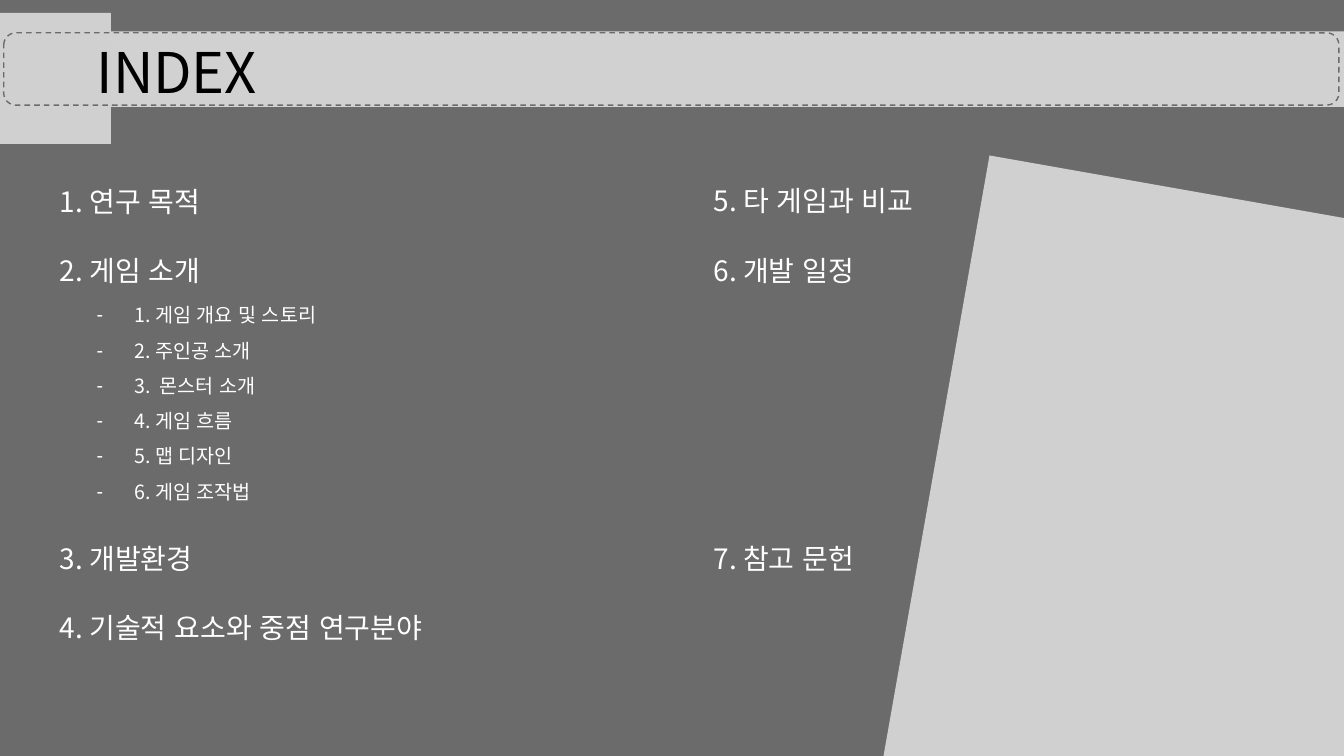
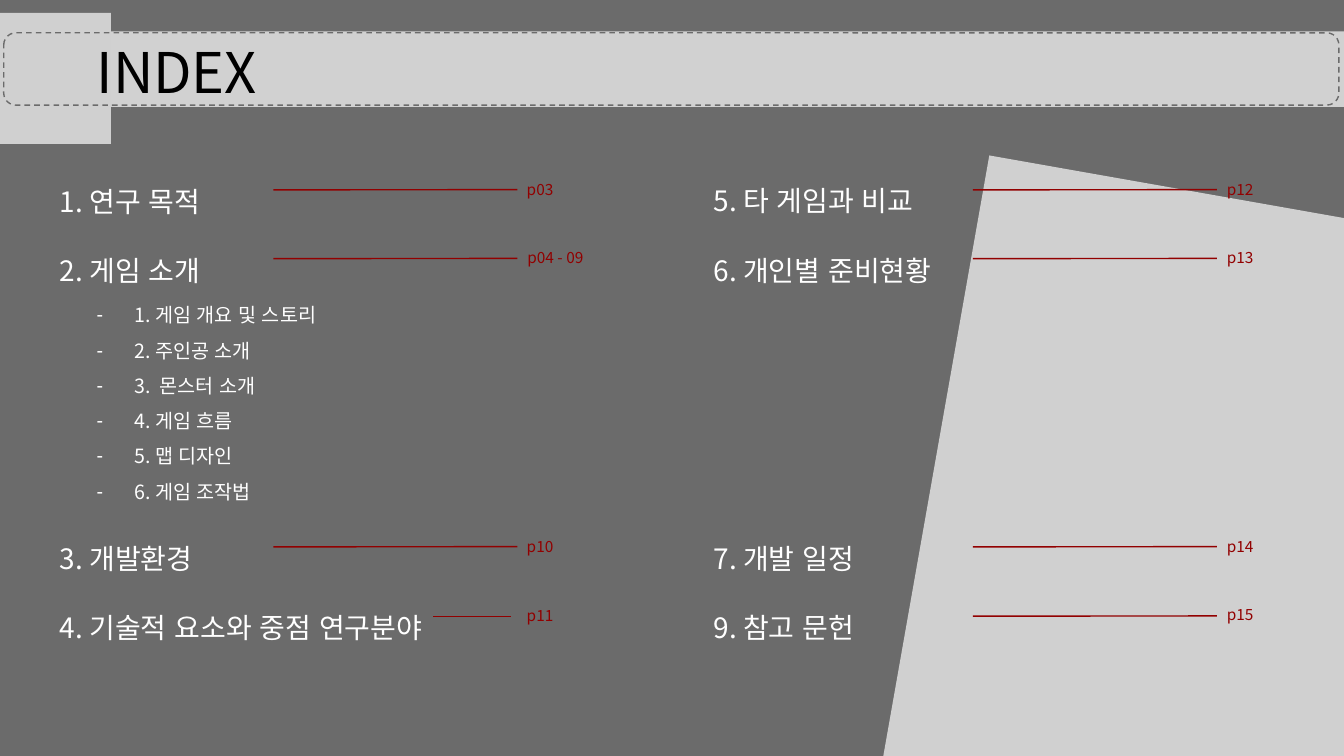
Before and after one commit to eunjiyun/Graduation_Work, a slide deck: slide 2 of Game_Design/Vodoo_Doll.pptx. Drawn at 1344x756 pixels with LibreOffice and Linux fonts; fonts in the diff are those of the drawing; grey boxes stand for pictures. Boxes give left, top, right and bottom in pixels: in the first picture for what was removed or moved away, otherwise in the second. Text is boxed around its words. In the diff, an @@ line names an element or a change of style, - is before the commit and + after.

Commit message:
Edit Game Design
맵 추가.
개인별 준비 현황 페이지 추가.
페이지 번호 수정 및 목차 수정.
기술적 요소 페이지 수정

```diff
--- a/Game_Design/Vodoo_Doll.pptx
+++ b/Game_Design/Vodoo_Doll.pptx
@@ line added from (273, 190) to (517, 190), #920000 1 pt @@
@@ text added at box(527, 184, 554, 199), 11 pt, text #920000 @@
+p03
@@ line added from (973, 190) to (1217, 190), #920000 1 pt @@
@@ text added at box(1227, 184, 1254, 199), 11 pt, text #920000 @@
+p12
@@ line added from (273, 259) to (517, 258), #920000 1 pt @@
@@ text added at box(527, 252, 583, 267), 11 pt, text #920000 @@
+p04 - 09
@@ text at box(713, 257, 931, 283): text changed @@
-6. 개발 일정
+6. 개인별 준비현황
@@ line added from (973, 259) to (1217, 258), #920000 1 pt @@
@@ text added at box(1227, 252, 1254, 267), 11 pt, text #920000 @@
+p13
@@ line added from (273, 547) to (517, 546), #920000 1 pt @@
@@ text added at box(527, 541, 554, 556), 11 pt, text #920000 @@
+p10
@@ text at box(713, 546, 855, 571): text changed @@
-7. 참고 문헌
+7. 개발 일정
@@ line added from (973, 547) to (1217, 546), #920000 1 pt @@
@@ text added at box(1227, 541, 1254, 556), 11 pt, text #920000 @@
+p14
@@ line added from (434, 617) to (511, 617), #920000 1 pt @@
@@ text added at box(527, 610, 554, 625), 11 pt, text #920000 @@
+p11
@@ text added at box(713, 614, 855, 640), 20 pt, text #FFFFFF @@
+9. 참고 문헌
@@ line added from (973, 616) to (1217, 616), #920000 1 pt @@
@@ text added at box(1227, 609, 1254, 624), 11 pt, text #920000 @@
+p15
```
Also in this commit, not shown: 12 other slides changed, 1 slide added.
